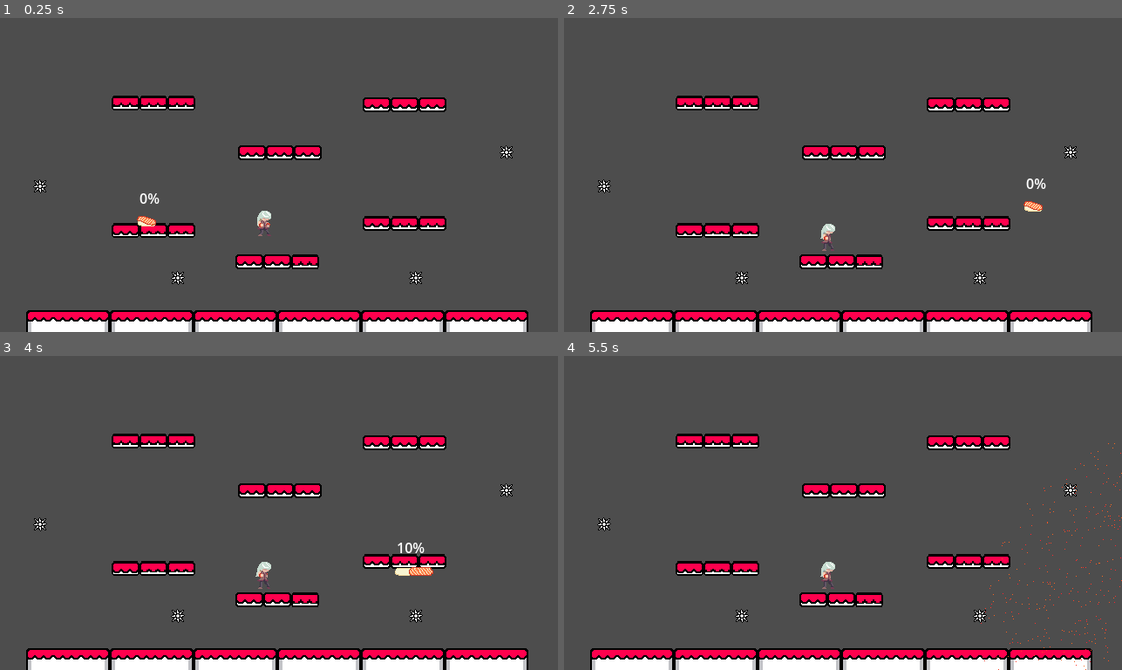
Above: before the commit, frames 1-4 (two rows, left to right).
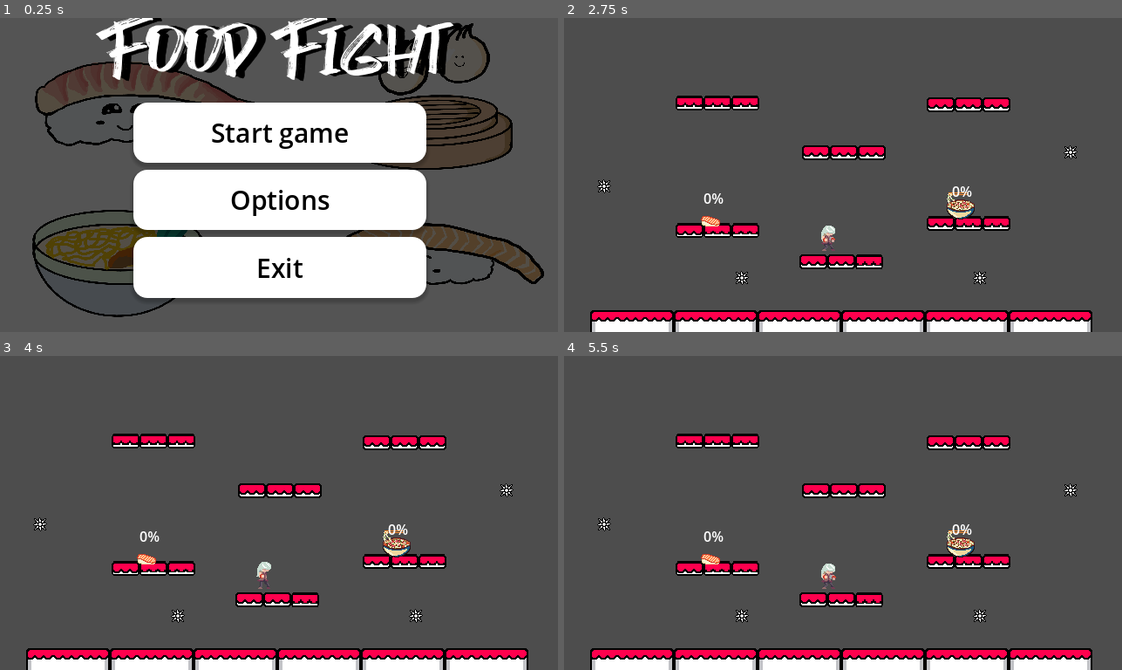
Above: after the commit, the same moments.

Repository: ChrisFlanOrg/Untitled-Fighting-Game
Game: Godot game, scene res://main_menu.tscn
Two runs of this game, one before a commit and one after it. Both use one fixed random seed, a clock stepped at 60 frames per second and the inputs below. Before the commit the project starts from res://main.tscn.
Inputs (mouse positions are in pixels of both pictures, inside the frame that each line leads up to):
- Up to frame 1 (0.25 s): no input
- Up to frame 2 (2.75 s): click (843, 134) at 0.5 s, where only the run after the commit has a clickable "Start game"; tap Enter (ui_accept) at 1.25, 1.55, 2.1 s; hold Keypad 0 (Attack, bound only before the commit) 1.28-2.03 s; hold Right (ui_right) from 1.28 s (still down); tap Space (Jump, bound only before the commit) at 1.52, 1.82, 2.27, 2.3, 2.57 s
- Up to frame 3 (4 s): release Right (ui_right) at 2.78 s; hold Left (ui_left) 2.78-3.53 s; hold Space (Jump, bound only before the commit) 2.78-3.53 s; tap Keypad 0 (Attack, bound only before the commit) at 3.05, 3.6 s; hold Right (ui_right) from 3.53 s (still down); tap Space (Jump, bound only before the commit) at 3.77 s; tap Enter (ui_accept) at 3.8 s
- Up to frame 4 (5.5 s): tap Space (Jump, bound only before the commit) at 4.07, 5.27 s; hold Space (Jump, bound only before the commit) 4.28-5.03 s; tap Enter (ui_accept) at 4.35 s; release Right (ui_right) at 5.03 s; hold Left (ui_left) from 5.03 s (still down); tap Keypad 0 (Attack, bound only before the commit) at 5.1 s

The runs differ from the first frame. In frame 1, 54% of the frame differs, in the area x 4-98%, y 0-100%; in frame 2, 0.8%; in frame 3, 0.8%; in frame 4, 0.7%.

Commit message:
Add 2p controller support

Diff:
--- a/main.tscn
+++ b/main.tscn
@@ -8,6 +8,7 @@
 [ext_resource type="PackedScene" uid="uid://dgwvstnrmjtp6" path="res://explosion.tscn" id="6_5y6pq"]
 [ext_resource type="PackedScene" uid="uid://fpkjab5rag02" path="res://sushi.tscn" id="6_mjlyl"]
 [ext_resource type="PackedScene" uid="uid://c2txm22bbdv4g" path="res://hazard.tscn" id="7_nke1a"]
+[ext_resource type="PackedScene" uid="uid://blmdrfxwhh8gh" path="res://pho.tscn" id="9_vldt5"]
 
 [node name="Node2D" type="Node2D"]
 
@@ -129,3 +130,7 @@
 
 [node name="Hazard4" parent="." instance=ExtResource("7_nke1a")]
 position = Vector2(581, 154)
+
+[node name="Player2" parent="." instance=ExtResource("9_vldt5")]
+position = Vector2(455, 187)
+deviceId = 1
--- a/main_menu.gd
+++ b/main_menu.gd
@@ -5,10 +5,10 @@
 func _ready() -> void:
 	pass # Replace with function body.
 
-
 # Called every frame. 'delta' is the elapsed time since the previous frame.
 func _process(delta: float) -> void:
-	pass
+	if Input.is_action_just_pressed("ui_accept"):
+		_on_start_pressed()
 
 
 func _on_start_pressed() -> void:
--- a/pho.tscn
+++ b/pho.tscn
@@ -1,12 +1,16 @@
-[gd_scene load_steps=67 format=3 uid="uid://blmdrfxwhh8gh"]
+[gd_scene load_steps=69 format=3 uid="uid://blmdrfxwhh8gh"]
 
 [ext_resource type="Script" path="res://player.gd" id="1_fr1fo"]
 [ext_resource type="Texture2D" uid="uid://btjp28cqu8drh" path="res://sprites/pho/attack/pho-attack.png" id="2_1vlr3"]
+[ext_resource type="Script" path="res://hitbox/hurtbox.gd" id="2_3tn13"]
 [ext_resource type="Texture2D" uid="uid://cl0stqeixyw05" path="res://sprites/pho/grounded/pho-jump-grounded.png" id="3_imn8v"]
 [ext_resource type="Texture2D" uid="uid://bt7uqiqwiuvr1" path="res://sprites/pho/hit/pho-hit.png" id="4_v0ugl"]
 [ext_resource type="Texture2D" uid="uid://dkishd7wkr6qx" path="res://sprites/pho/jump_downward/pho-jump-downward.png" id="6_nd1hu"]
 [ext_resource type="Texture2D" uid="uid://u1xn5nvxd5bs" path="res://sprites/pho/jump_upward/pho-jump-upward.png" id="7_o8wln"]
 [ext_resource type="Texture2D" uid="uid://xby8uxljxake" path="res://sprites/pho/idle/pho-idle.png" id="19_e6aps"]
+
+[sub_resource type="RectangleShape2D" id="RectangleShape2D_1n6o8"]
+size = Vector2(36.25, 42)
 
 [sub_resource type="AtlasTexture" id="AtlasTexture_pvio8"]
 atlas = ExtResource("2_1vlr3")
@@ -627,9 +631,17 @@
 position = Vector2(-1, -24)
 script = ExtResource("1_fr1fo")
 
+[node name="Hurtbox" type="Area2D" parent="."]
+position = Vector2(1, 10)
+script = ExtResource("2_3tn13")
+
+[node name="CollisionShape2D" type="CollisionShape2D" parent="Hurtbox"]
+position = Vector2(1, 11)
+shape = SubResource("RectangleShape2D_1n6o8")
+
 [node name="AnimatedSprite2D" type="AnimatedSprite2D" parent="."]
 sprite_frames = SubResource("SpriteFrames_nkfaj")
-animation = &"attack"
+animation = &"idle"
 frame = 1
 
 [node name="CollisionShape2D" type="CollisionShape2D" parent="."]
@@ -647,3 +659,10 @@
 parameters/conditions/attacking = false
 parameters/conditions/hit = false
 parameters/conditions/jump = false
+
+[node name="DamagePercentageLabel" type="Label" parent="."]
+offset_left = -10.0
+offset_top = -12.0
+offset_right = 30.0
+offset_bottom = 11.0
+text = "0%"
--- a/player.gd
+++ b/player.gd
@@ -2,12 +2,15 @@
 @onready var animated_sprite_2d = $AnimatedSprite2D
 @onready var anim_tree = $AnimationTree
 @onready var damage_percentage = $DamagePercentageLabel
+
+@export var deviceId : int
 
 const SPEED = 300.0
 const JUMP_VELOCITY = -500.0
 
 var has_double_jump = true
 var player_damage = 0
+var direction = 0
 
 var isJumping = false
 
@@ -18,7 +21,36 @@
 		velocity.x = direction.x*JUMP_VELOCITY
 		velocity.y = direction.y*JUMP_VELOCITY
 
+func _input(event):
+	if event.get_device() == deviceId:
+		if event is InputEventJoypadButton:
+			if event.is_action_pressed("Jump") and is_on_floor():
+				velocity.y = JUMP_VELOCITY
+				isJumping = true
+				anim_tree.set("parameters/conditions/jump", true)
+			elif event.is_action_pressed("Attack"):
+				anim_tree.set("parameters/conditions/attacking", true)
+				anim_tree["parameters/playback"].travel("Attack")
+
+			if event.is_action_pressed("ui_left"):
+				animated_sprite_2d.flip_h = true
+
+			elif event.is_action_pressed("ui_right"):
+				animated_sprite_2d.flip_h = false
+
+		# Get the input direction and handle the movement/deceleration.
+		# As good practice, you should replace UI actions with custom gameplay actions.
+		elif event is InputEventJoypadMotion:
+			if event.get_axis() == 1:
+				if event.get_axis_value() > 0:
+					direction = 1
+				elif event.get_axis_value() < 0:
+					direction = -1
+				else:
+					direction = 0
+
 func _physics_process(delta):
+	print(Input.get_axis("ui_left", "ui_right"))
 	# Add the gravity.
 	if not is_on_floor():
 		velocity += get_gravity() * delta
@@ -27,28 +59,13 @@
 		anim_tree["parameters/playback"].travel("Grounded")
 	else:
 		has_double_jump = true
-	# Handle jump.
-	if Input.is_action_just_pressed("Jump") and is_on_floor():
-		velocity.y = JUMP_VELOCITY
-		isJumping = true
-		anim_tree.set("parameters/conditions/jump", true)
-	elif Input.is_action_just_pressed("Attack"):
-		anim_tree.set("parameters/conditions/attacking", true)
-		anim_tree["parameters/playback"].travel("Attack")
 
-	if Input.is_action_just_pressed("ui_left"):
-		animated_sprite_2d.flip_h = true
-
-	elif Input.is_action_just_pressed("ui_right"):
-		animated_sprite_2d.flip_h = false
-
-	# Get the input direction and handle the movement/deceleration.
-	# As good practice, you should replace UI actions with custom gameplay actions.
-	var direction = Input.get_axis("ui_left", "ui_right")
 	if direction:
+		print(true)
 		velocity.x = direction * SPEED
 	else:
 		velocity.x = move_toward(velocity.x, 0, delta*SPEED)
+
 	move_and_slide()
 
 func take_damage(knockback: int, angle: int) -> void:
--- a/project.godot
+++ b/project.godot
@@ -11,7 +11,7 @@
 [application]
 
 config/name="Untitled Fighting Game"
-run/main_scene="res://main.tscn"
+run/main_scene="res://main_menu.tscn"
 config/features=PackedStringArray("4.3", "GL Compatibility")
 config/icon="res://icon.svg"
 
@@ -33,40 +33,42 @@
 
 [input]
 
+ui_accept={
+"deadzone": 0.5,
+"events": [Object(InputEventKey,"resource_local_to_scene":false,"resource_name":"","device":0,"window_id":0,"alt_pressed":false,"shift_pressed":false,"ctrl_pressed":false,"meta_pressed":false,"pressed":false,"keycode":4194309,"physical_keycode":0,"key_label":0,"unicode":0,"location":0,"echo":false,"script":null)
+, Object(InputEventKey,"resource_local_to_scene":false,"resource_name":"","device":0,"window_id":0,"alt_pressed":false,"shift_pressed":false,"ctrl_pressed":false,"meta_pressed":false,"pressed":false,"keycode":4194310,"physical_keycode":0,"key_label":0,"unicode":0,"location":0,"echo":false,"script":null)
+, Object(InputEventKey,"resource_local_to_scene":false,"resource_name":"","device":0,"window_id":0,"alt_pressed":false,"shift_pressed":false,"ctrl_pressed":false,"meta_pressed":false,"pressed":false,"keycode":32,"physical_keycode":0,"key_label":0,"unicode":32,"location":0,"echo":false,"script":null)
+, Object(InputEventJoypadButton,"resource_local_to_scene":false,"resource_name":"","device":-1,"button_index":0,"pressure":0.0,"pressed":true,"script":null)
+]
+}
 Attack={
 "deadzone": 0.5,
-"events": [Object(InputEventKey,"resource_local_to_scene":false,"resource_name":"","device":-1,"window_id":0,"alt_pressed":false,"shift_pressed":false,"ctrl_pressed":false,"meta_pressed":false,"pressed":false,"keycode":0,"physical_keycode":4194438,"key_label":0,"unicode":48,"location":0,"echo":false,"script":null)
-, Object(InputEventKey,"resource_local_to_scene":false,"resource_name":"","device":-1,"window_id":0,"alt_pressed":false,"shift_pressed":false,"ctrl_pressed":false,"meta_pressed":false,"pressed":false,"keycode":0,"physical_keycode":4194325,"key_label":0,"unicode":0,"location":0,"echo":false,"script":null)
+"events": [Object(InputEventJoypadButton,"resource_local_to_scene":false,"resource_name":"","device":-1,"button_index":2,"pressure":0.0,"pressed":true,"script":null)
 ]
 }
 Jump={
 "deadzone": 0.5,
-"events": [Object(InputEventKey,"resource_local_to_scene":false,"resource_name":"","device":0,"window_id":0,"alt_pressed":false,"shift_pressed":false,"ctrl_pressed":false,"meta_pressed":false,"pressed":false,"keycode":0,"physical_keycode":32,"key_label":0,"unicode":0,"location":0,"echo":false,"script":null)
-, Object(InputEventKey,"resource_local_to_scene":false,"resource_name":"","device":-1,"window_id":0,"alt_pressed":false,"shift_pressed":false,"ctrl_pressed":false,"meta_pressed":false,"pressed":false,"keycode":0,"physical_keycode":4194310,"key_label":0,"unicode":0,"location":0,"echo":false,"script":null)
+"events": [Object(InputEventJoypadButton,"resource_local_to_scene":false,"resource_name":"","device":-1,"button_index":0,"pressure":0.0,"pressed":true,"script":null)
 ]
 }
 Left={
 "deadzone": 0.5,
-"events": [Object(InputEventKey,"resource_local_to_scene":false,"resource_name":"","device":-1,"window_id":0,"alt_pressed":false,"shift_pressed":false,"ctrl_pressed":false,"meta_pressed":false,"pressed":false,"keycode":0,"physical_keycode":4194319,"key_label":0,"unicode":0,"location":0,"echo":false,"script":null)
-, Object(InputEventKey,"resource_local_to_scene":false,"resource_name":"","device":-1,"window_id":0,"alt_pressed":false,"shift_pressed":false,"ctrl_pressed":false,"meta_pressed":false,"pressed":false,"keycode":0,"physical_keycode":65,"key_label":0,"unicode":97,"location":0,"echo":false,"script":null)
+"events": [Object(InputEventJoypadMotion,"resource_local_to_scene":false,"resource_name":"","device":-1,"axis":0,"axis_value":-1.0,"script":null)
 ]
 }
 Right={
 "deadzone": 0.5,
-"events": [Object(InputEventKey,"resource_local_to_scene":false,"resource_name":"","device":-1,"window_id":0,"alt_pressed":false,"shift_pressed":false,"ctrl_pressed":false,"meta_pressed":false,"pressed":false,"keycode":0,"physical_keycode":4194321,"key_label":0,"unicode":0,"location":0,"echo":false,"script":null)
-, Object(InputEventKey,"resource_local_to_scene":false,"resource_name":"","device":-1,"window_id":0,"alt_pressed":false,"shift_pressed":false,"ctrl_pressed":false,"meta_pressed":false,"pressed":false,"keycode":0,"physical_keycode":68,"key_label":0,"unicode":100,"location":0,"echo":false,"script":null)
+"events": [Object(InputEventJoypadMotion,"resource_local_to_scene":false,"resource_name":"","device":-1,"axis":0,"axis_value":1.0,"script":null)
 ]
 }
 Up={
 "deadzone": 0.5,
-"events": [Object(InputEventKey,"resource_local_to_scene":false,"resource_name":"","device":-1,"window_id":0,"alt_pressed":false,"shift_pressed":false,"ctrl_pressed":false,"meta_pressed":false,"pressed":false,"keycode":0,"physical_keycode":4194320,"key_label":0,"unicode":0,"location":0,"echo":false,"script":null)
-, Object(InputEventKey,"resource_local_to_scene":false,"resource_name":"","device":-1,"window_id":0,"alt_pressed":false,"shift_pressed":false,"ctrl_pressed":false,"meta_pressed":false,"pressed":false,"keycode":0,"physical_keycode":87,"key_label":0,"unicode":119,"location":0,"echo":false,"script":null)
+"events": [Object(InputEventJoypadMotion,"resource_local_to_scene":false,"resource_name":"","device":-1,"axis":1,"axis_value":-1.0,"script":null)
 ]
 }
 Down={
 "deadzone": 0.5,
-"events": [Object(InputEventKey,"resource_local_to_scene":false,"resource_name":"","device":-1,"window_id":0,"alt_pressed":false,"shift_pressed":false,"ctrl_pressed":false,"meta_pressed":false,"pressed":false,"keycode":0,"physical_keycode":4194322,"key_label":0,"unicode":0,"location":0,"echo":false,"script":null)
-, Object(InputEventKey,"resource_local_to_scene":false,"resource_name":"","device":-1,"window_id":0,"alt_pressed":false,"shift_pressed":false,"ctrl_pressed":false,"meta_pressed":false,"pressed":false,"keycode":0,"physical_keycode":83,"key_label":0,"unicode":115,"location":0,"echo":false,"script":null)
+"events": [Object(InputEventJoypadMotion,"resource_local_to_scene":false,"resource_name":"","device":-1,"axis":1,"axis_value":1.0,"script":null)
 ]
 }
 
Not shown: 1 places in main.tscn that only renumber resources
